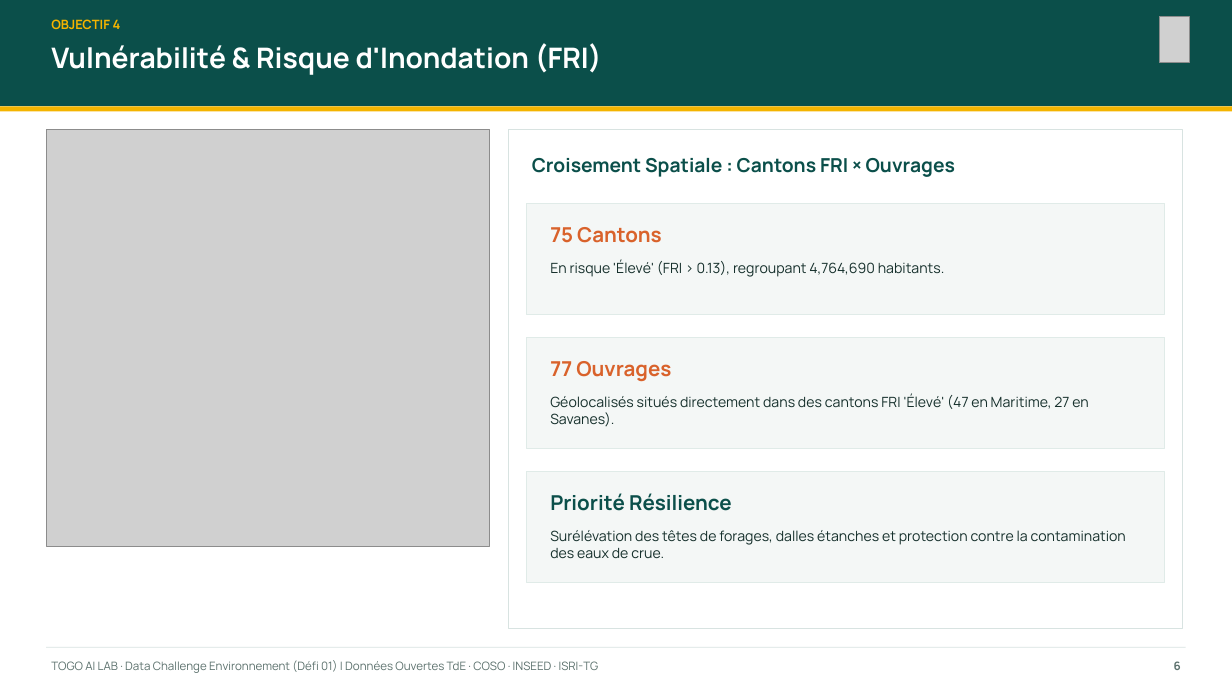
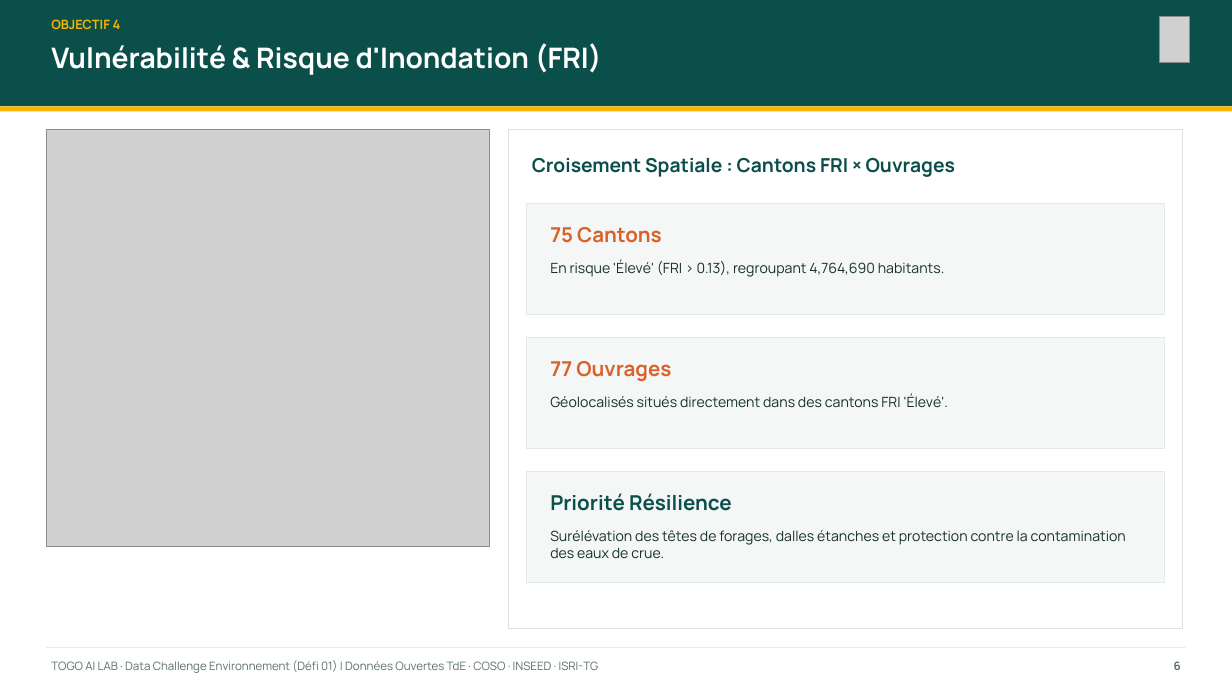
Before and after one commit to JosherenPro/defi1-environnement, a slide deck: slide 6 of reports/rapport.pptx. Drawn at 1232x693 pixels with LibreOffice and Linux fonts; fonts in the diff are those of the drawing; grey boxes stand for pictures. Boxes give left, top, right and bottom in pixels: in the first picture for what was removed or moved away, otherwise in the second. Text is boxed around its words. In the diff, an @@ line names an element or a change of style, - is before the commit and + after.

```diff
--- a/reports/rapport.pptx
+++ b/reports/rapport.pptx
@@ text at bbox=[550, 393, 948, 407]: text changed @@
-Géolocalisés situés directement dans des cantons FRI 'Élevé' (47 en Maritime, 27 en Savanes).
+Géolocalisés situés directement dans des cantons FRI 'Élevé'.
```
Also in this commit, not shown: 2 other slides changed, 1 slide added, 1 other file.
